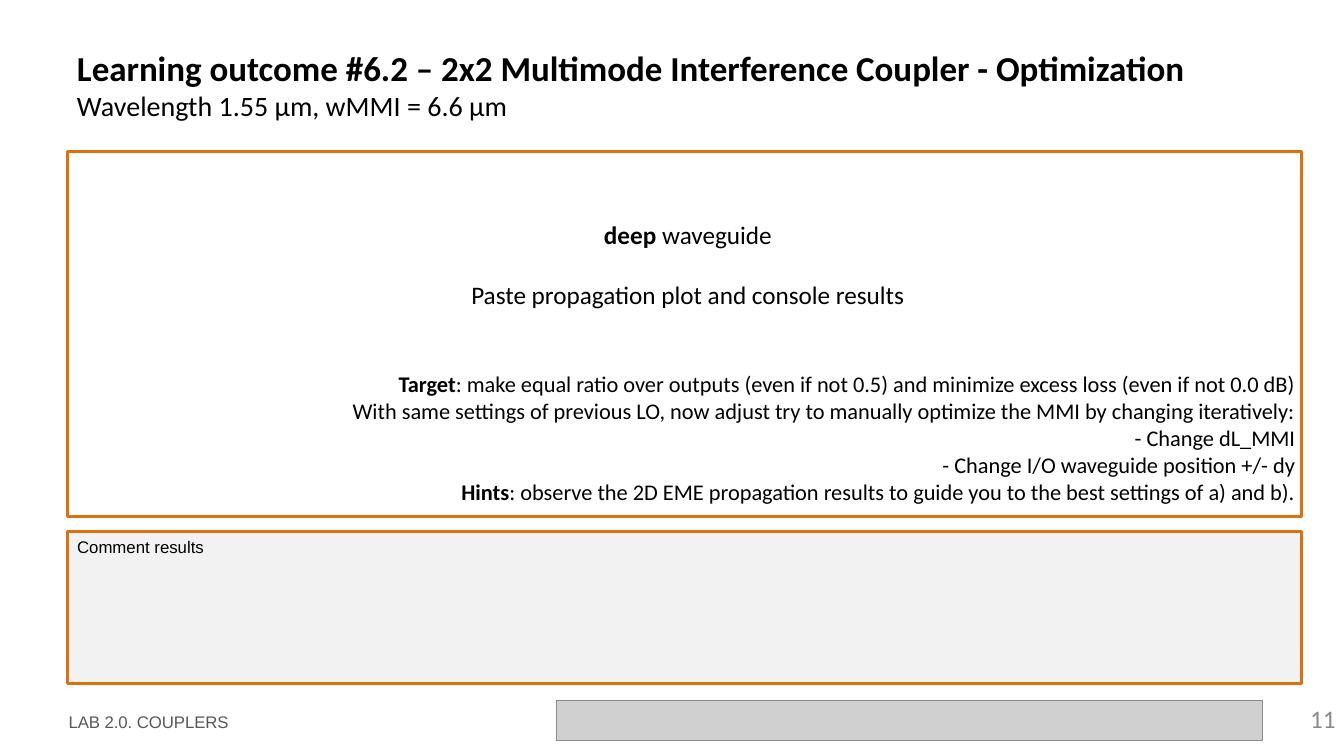
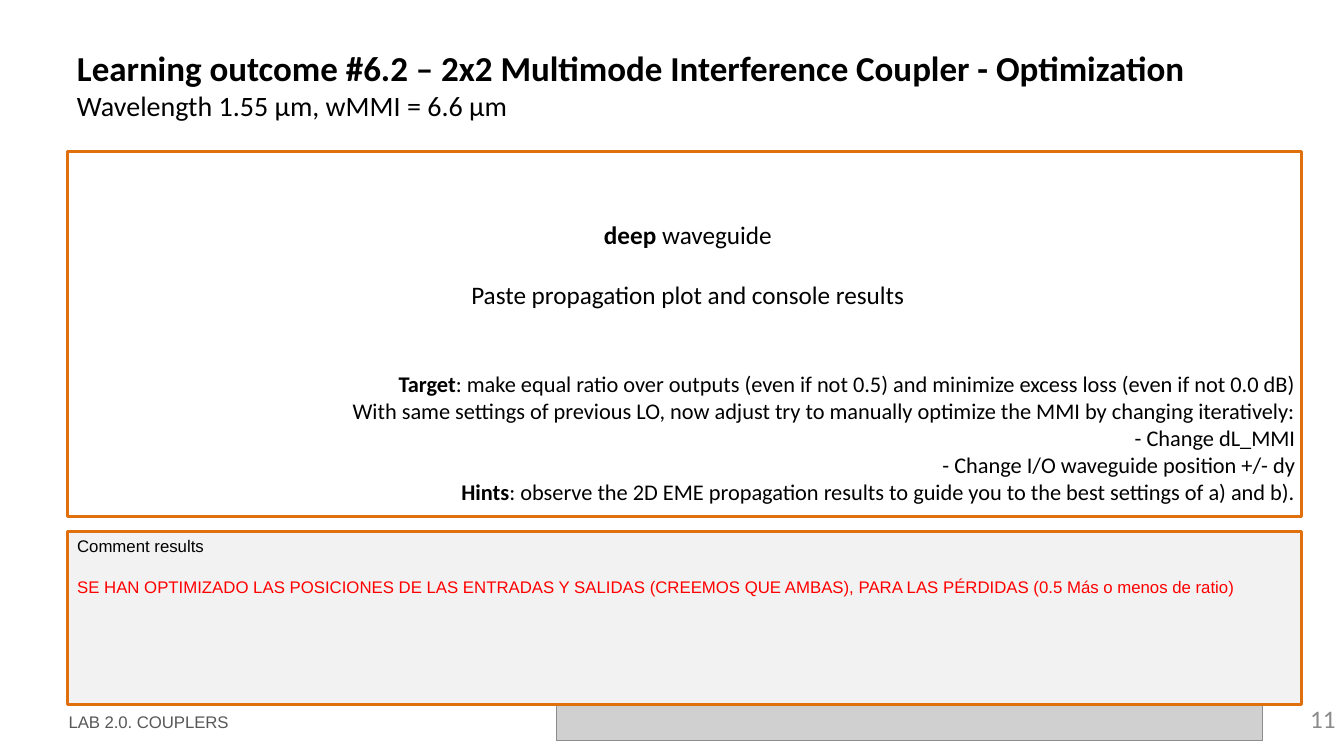
Before and after one commit to jllanoh/cifoin-lab2, a slide deck: slide 11 of LabBook_20.pptx. Drawn at 1344x756 pixels with LibreOffice and Linux fonts; fonts in the diff are those of the drawing; grey boxes stand for pictures; background and template pictures are left out. Boxes give left, top, right and bottom in pixels: in the first picture for what was removed or moved away, otherwise in the second. Text is boxed around its words. In the diff, an @@ line names an element or a change of style, - is before the commit and + after.

```diff
--- a/LabBook_20.pptx
+++ b/LabBook_20.pptx
@@ rectangle "Comment results": place and size @@
-rectangle "Comment results" at <box>68,531,1303,684</box>
+rectangle "Comment results" at <box>68,531,1303,705</box>
@@ text in rectangle at <box>77,579,1234,597</box>: paragraph added @@
+SE HAN OPTIMIZADO LAS POSICIONES DE LAS ENTRADAS Y SALIDAS (CREEMOS QUE AMBAS), PARA LAS PÉRDIDAS (0.5 Más o menos de ratio)
```
Also in this commit, not shown: 6 other slides changed, 1 other file.
